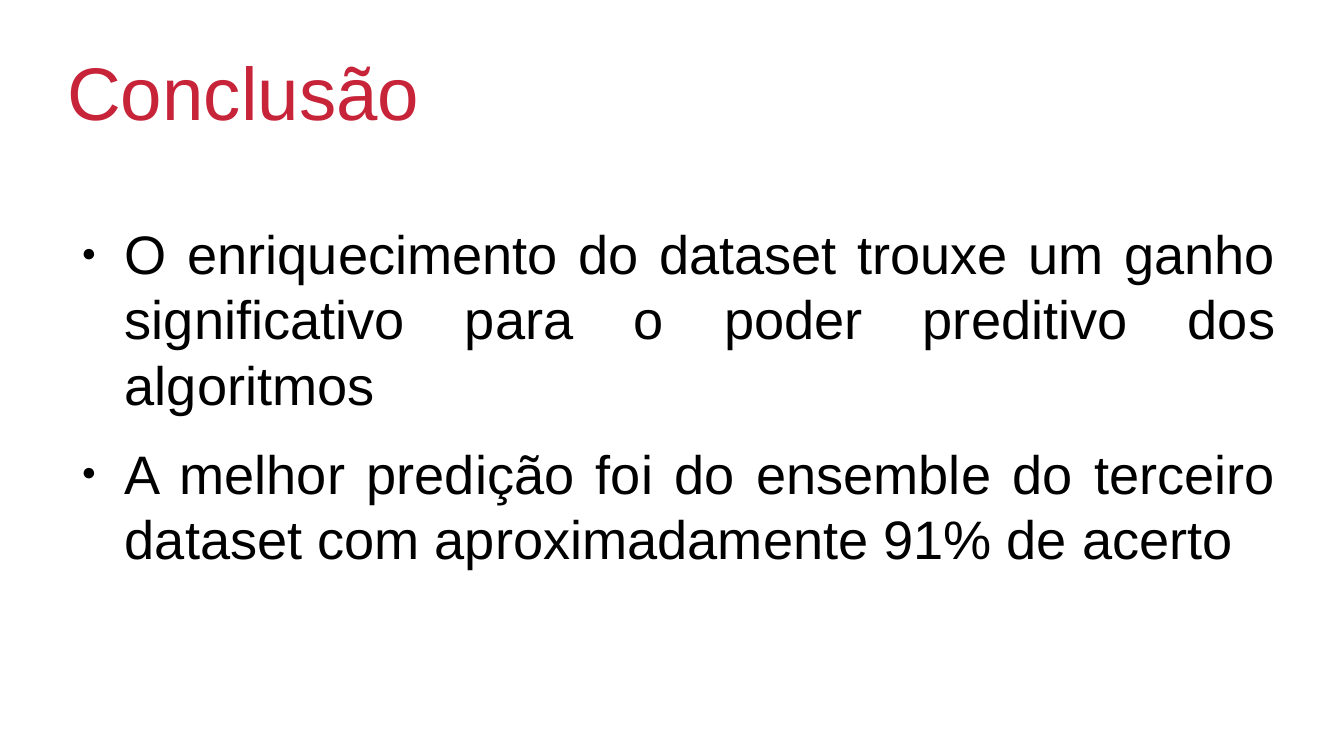
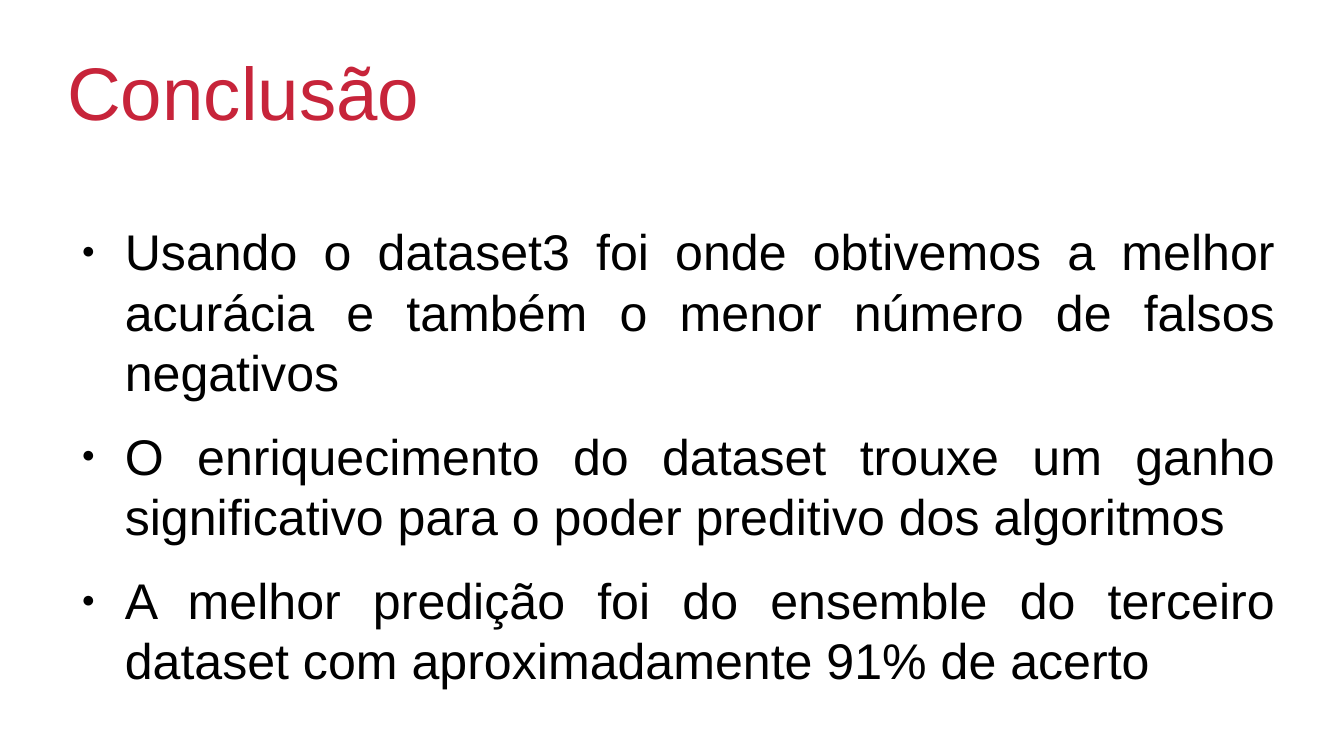
Before and after one commit to maldetect/maldetect-ml, a slide deck: slide 24 of apresentação_curso_ml.odp. Drawn at 1344x756 pixels with LibreOffice and Linux fonts; fonts in the diff are those of the drawing; background and template pictures are left out. Boxes give left, top, right and bottom in pixels: in the first picture for what was removed or moved away, otherwise in the second. Text is boxed around its words. In the diff, an @@ line names an element or a change of style, - is before the commit and + after.

Commit message:
update slides

```diff
--- a/apresentação_curso_ml.odp
+++ b/apresentação_curso_ml.odp
@@ text at [125,233,1275,401]: paragraph added @@
+● Usando o dataset3 foi onde obtivemos a melhor acurácia e também o menor número de falsos negativos
@@ text at [125,438,1275,689]: size 32 to 29.6 pt in "O enriquecimento do dataset trouxe um ganho ...", "A melhor predição foi do ensemble do ..." @@
```
Also in this commit, not shown: 1 other slide changed, 1 other file.
